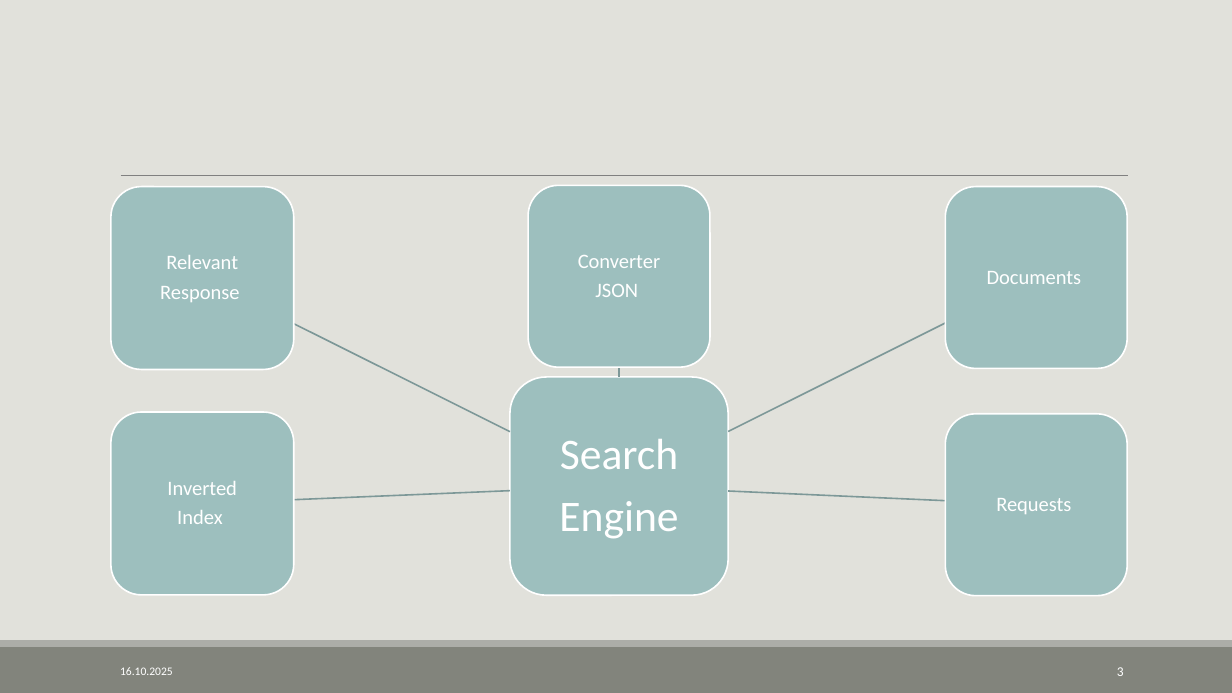
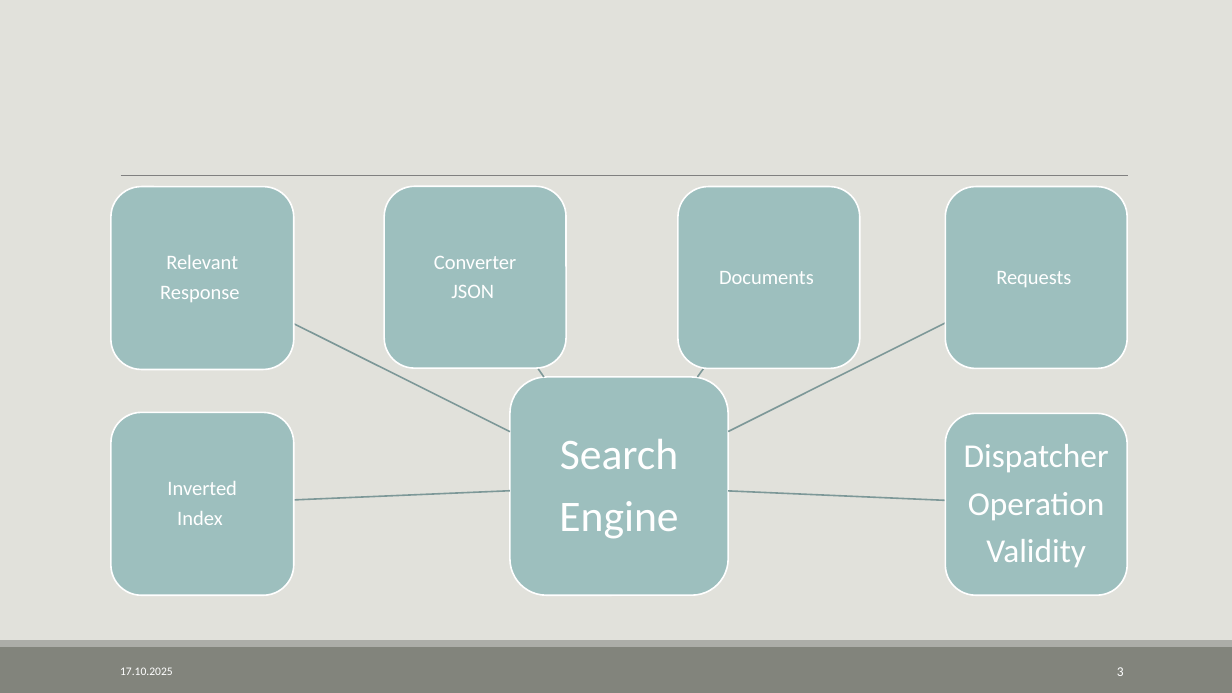
Before and after one commit to AVKazmirchuk/SearchEngine, a slide deck: slide 3 of presentation/защита.pptx. Drawn at 1232x693 pixels with LibreOffice and Linux fonts; fonts in the diff are those of the drawing. Boxes give left, top, right and bottom in pixels: in the first picture for what was removed or moved away, otherwise in the second. Text is boxed around its words. In the diff, an @@ line names an element or a change of style, - is before the commit and + after.

```diff
--- a/presentation/защита.pptx
+++ b/presentation/защита.pptx
@@ rounded rectangle: place and size @@
-rounded rectangle at [529,186,711,368]
+rounded rectangle at [384,187,567,369]
@@ text "Converter": place and size @@
-text "Converter" at [578,255,660,297]
+text "Converter" at [434,256,516,298]
@@ rounded rectangle added at [678,187,860,369], fill #9DBFBE, outline #FFFFFF 1.25 pt @@
@@ text "Documents": place and size @@
-text "Documents" at [987,271,1082,284]
+text "Documents" at [719,271,814,284]
@@ text "Requests": place and size @@
-text "Requests" at [996,498,1071,514]
+text "Requests" at [996,271,1071,287]
@@ freeform shape at [538,368,545,377]: rotation 270 to 235 degrees; outline redrawn @@
@@ freeform shape added at [697,368,703,377], outline #7E9998 1.25 pt @@
@@ text added at [964,444,1109,567], 26 pt, text #FFFFFF @@
+Dispatcher
+Operation
+Validity
@@ text at [120,667,173,675]: text changed @@
-16.10.2025
+17.10.2025
```
Also in this commit, not shown: 9 other slides changed, 2 slides removed, 2 other files.
